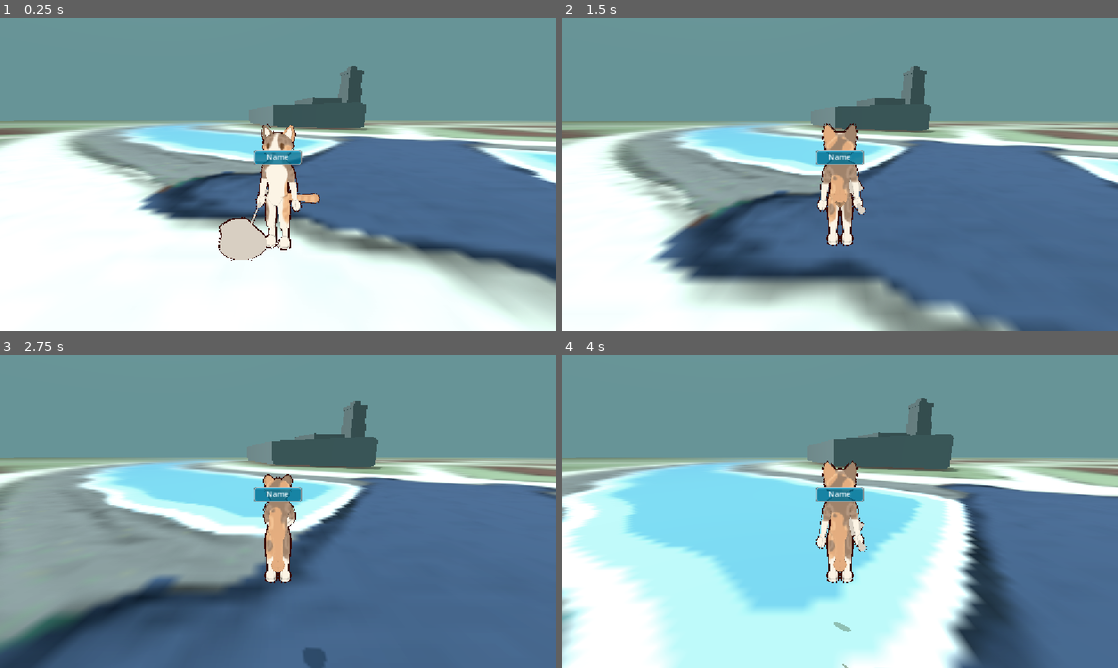
Above: before the commit, frames 1-4 (two rows, left to right).
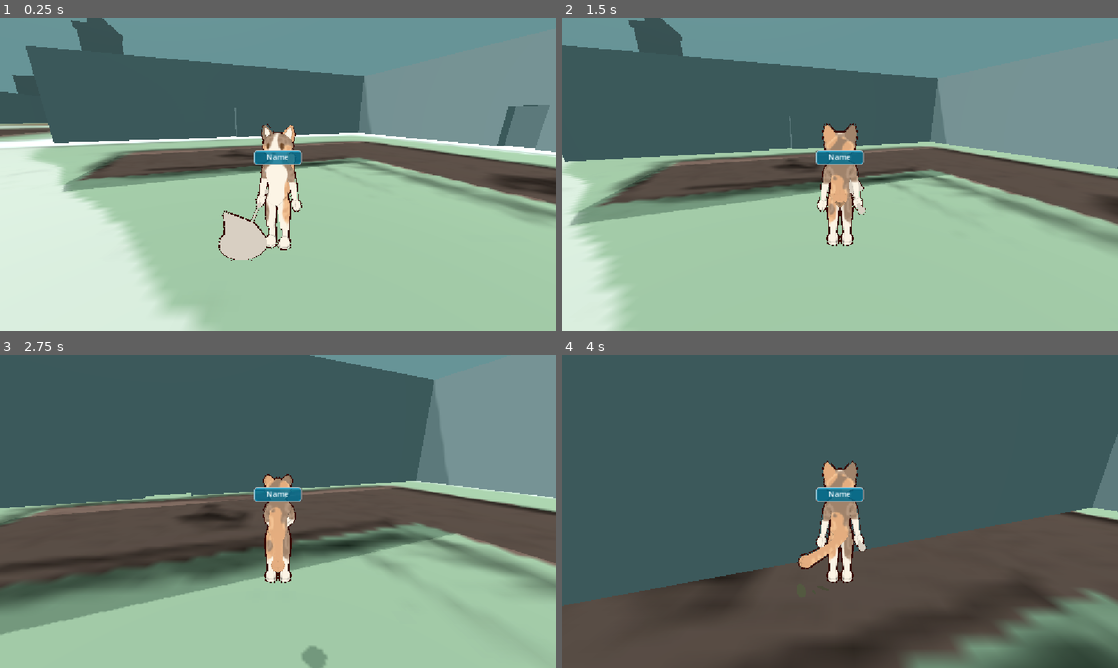
Above: after the commit, the same moments.

Repository: LaurenZeigler/Bug-Catcher
Game: Godot game, scene res://assets/_Scenes/Prototyping/town.tscn
Two runs of this game, one before a commit and one after it. Both use one fixed random seed, a clock stepped at 60 frames per second and the inputs below. This scene is started directly instead of the project's main scene.
Inputs (mouse positions are in pixels of both pictures, inside the frame that each line leads up to):
- Up to frame 1 (0.25 s): no input
- Up to frame 2 (1.5 s): tap Enter (ui_accept) at 0.5 s; move the mouse to (867, 174) at 0.52 s; hold Ctrl (sneak) 0.53-1.28 s; hold W (move_up) from 0.53 s (still down); tap Space (jump) at 0.77 s; move the mouse to (812, 174) at 1.27 s; tap Shift (sprint) at 1.35 s
- Up to frame 3 (2.75 s): keep holding W (move_up); tap Space (jump) at 1.52 s; move the mouse to (289, 505) at 2.02 s; hold E (use_tool) from 2.03 s (still down)
- Up to frame 4 (4 s): keep holding W (move_up); move the mouse to (834, 517) at 2.77 s; release E (use_tool) at 2.78 s; tap Ctrl (sneak) at 2.85 s; tap Space (jump) at 3.02, 3.77 s; move the mouse to (878, 514) at 3.52 s; hold Shift (sprint) from 3.53 s (still down)

The runs differ from the first frame. In frame 1, 75% of the frame differs, in the area x 0-100%, y 0-100%; in frame 2, 76%; in frame 3, 88%; in frame 4, 95%.

Commit message:
block out buildings in town

Diff:
--- a/bugc/assets/_Scenes/Prototyping/town.tscn
+++ b/bugc/assets/_Scenes/Prototyping/town.tscn
@@ -37,7 +37,7 @@
 [node name="Play_Menu" parent="GAME_nodes" unique_id=97466689 instance=ExtResource("1_wceg6")]
 
 [node name="MainCharacter" parent="GAME_nodes" unique_id=309607646 instance=ExtResource("2_b30qq")]
-transform = Transform3D(1, 0, 0, 0, 1, 0, 0, 0, 1, -0.75587463, -1.9073486e-06, -0.68904114)
+transform = Transform3D(1, 0, 0, 0, 1, 0, 0, 0, 1, 185.7652, 2.861023e-05, -106.37031)
 
 [node name="BottomWorldBounds" type="StaticBody3D" parent="GAME_nodes" unique_id=267758088]
 transform = Transform3D(1, 0, 0, 0, 1, 0, 0, 0, 1, 0, -1, 0)
@@ -48,7 +48,7 @@
 [node name="template" type="Node3D" parent="." unique_id=1268186674]
 
 [node name="town_reference" parent="template" unique_id=569643710 instance=ExtResource("3_a3xju")]
-transform = Transform3D(500, 0, 0, 0, 500, 0, 0, 0, 500, 63.28109, -1.1239624, 120.12572)
+transform = Transform3D(500, 0, 0, 0, 500, 0, 0, 0, 500, 62.726326, -3.331009, 120.27495)
 
 [node name="30s_walk" parent="template" unique_id=351726518 instance=ExtResource("4_b30qq")]
 transform = Transform3D(9.263251, 0, 0, 0, 1, 0, 0, 0, 1, 232.04735, 0, 145.74356)
@@ -57,18 +57,6 @@
 transform = Transform3D(18, 0, 0, 0, 1, 0, 0, 0, 1, 142.59859, 1.5258789e-05, 178.6427)
 
 [node name="buildings" type="Node3D" parent="." unique_id=1480541773]
-
-[node name="CSGCombiner3D" type="CSGCombiner3D" parent="buildings" unique_id=1992923320]
-transform = Transform3D(0.9544765, 0, 0.29828656, 0, 1, 0, -0.29828656, 0, 0.9544765, -22.436844, 0, -158.04417)
-use_collision = true
-
-[node name="CSGBox3D" type="CSGBox3D" parent="buildings/CSGCombiner3D" unique_id=619999395]
-transform = Transform3D(1.0000129, 0, 2.3841858e-07, 0, 1, 0, -2.3841858e-07, 0, 1.0000129, 7.9962406, 4.1693726, 32.85151)
-size = Vector3(15.989761, 9.338745, 65.73392)
-
-[node name="CSGBox3D2" type="CSGBox3D" parent="buildings/CSGCombiner3D" unique_id=577619389]
-transform = Transform3D(0.7459876, 0, 0.66597855, 0, 1, 0, -0.66597855, 0, 0.7459876, 18.207033, 4.1693726, 74.176056)
-size = Vector3(15.989761, 9.338745, 37.29225)
 
 [node name="landmarks" type="Node3D" parent="buildings" unique_id=1795858985]
 
@@ -189,3 +177,365 @@
 transform = Transform3D(1, 0, 0, 0, 1, 0, 0, 0, 1, 0, 86.54282, 0)
 radius = 13.464844
 height = 30.016342
+
+[node name="marketplace" type="CSGCombiner3D" parent="buildings/landmarks" unique_id=584086126]
+transform = Transform3D(1, 0, 0, 0, 1, 0, 0, 0, 1, 294.39374, -1.5258789e-05, -144.3237)
+use_collision = true
+
+[node name="CSGBox3D" type="CSGBox3D" parent="buildings/landmarks/marketplace" unique_id=1263365295]
+transform = Transform3D(0.90304756, 0, -0.4295405, 0, 1, 0, 0.4295405, 0, 0.90304756, -35.67508, 8.117622, -33.162323)
+size = Vector3(23.197693, 17.23523, 40.320313)
+
+[node name="CSGBox3D2" type="CSGBox3D" parent="buildings/landmarks/marketplace" unique_id=1613228869]
+transform = Transform3D(-0.35027996, 0, -0.9366452, 0, 1, 0, 0.9366452, 0, -0.35027996, 17.807648, 8.117624, -47.765305)
+size = Vector3(23.197693, 17.23523, 40.320313)
+
+[node name="CSGBox3D4" type="CSGBox3D" parent="buildings/landmarks/marketplace" unique_id=403509895]
+transform = Transform3D(-0.874133, 0, -0.48568714, 0, 1, 0, 0.48568714, 0, -0.874133, 40.10495, 8.117624, -29.345154)
+size = Vector3(23.197693, 17.23523, 40.320313)
+
+[node name="CSGBox3D5" type="CSGBox3D" parent="buildings/landmarks/marketplace" unique_id=1686054380]
+transform = Transform3D(-0.97576636, 0, 0.21881604, 0, 1, 0, -0.21881604, 0, -0.97576636, 44.157196, 8.11762, -1.2750549)
+size = Vector3(23.197693, 17.23523, 40.320313)
+
+[node name="CSGBox3D3" type="CSGBox3D" parent="buildings/landmarks/marketplace" unique_id=35953992]
+transform = Transform3D(0.21296337, 0, -0.9770603, 0, 1, 0, 0.9770603, 0, 0.21296337, -14.49881, 8.117626, -49.403214)
+size = Vector3(23.197693, 17.23523, 40.320313)
+
+[node name="CSGCombiner3D" type="CSGCombiner3D" parent="buildings" unique_id=1992923320]
+transform = Transform3D(0.9544765, 0, 0.29828656, 0, 1, 0, -0.29828656, 0, 0.9544765, -22.436844, 0, -158.04417)
+use_collision = true
+
+[node name="CSGBox3D" type="CSGBox3D" parent="buildings/CSGCombiner3D" unique_id=619999395]
+transform = Transform3D(1.0000129, 0, 2.3841858e-07, 0, 1, 0, -2.3841858e-07, 0, 1.0000129, 7.9962406, 4.1693726, 32.85151)
+size = Vector3(15.989761, 9.338745, 65.73392)
+
+[node name="CSGBox3D2" type="CSGBox3D" parent="buildings/CSGCombiner3D" unique_id=577619389]
+transform = Transform3D(0.7459876, 0, 0.66597855, 0, 1, 0, -0.66597855, 0, 0.7459876, 18.207033, 4.1693726, 74.176056)
+size = Vector3(15.989761, 9.338745, 37.29225)
+
+[node name="CSGCombiner3D2" type="CSGCombiner3D" parent="buildings" unique_id=1323684693]
+transform = Transform3D(1, 0, 0, 0, 1, 0, 0, 0, 1, -74.2901, 0, 90.47809)
+use_collision = true
+
+[node name="CSGBox3D" type="CSGBox3D" parent="buildings/CSGCombiner3D2" unique_id=1024389637]
+transform = Transform3D(0.87599933, 0, -0.48231226, 0, 1, 0, 0.48231226, 0, 0.87599933, -5.255638, 1.779171, 2.9557343)
+size = Vector3(28.402279, 5.6660156, 22.71289)
+
+[node name="CSGBox3D2" type="CSGBox3D" parent="buildings/CSGCombiner3D2" unique_id=20925939]
+transform = Transform3D(0.8690554, 0, -0.49471486, 0, 1, 0, 0.49471486, 0, 0.8690554, -0.11112976, 0.8555604, -6.10363)
+operation = 2
+size = Vector3(2.491516, 3.5812378, 2.5256348)
+
+[node name="CSGCombiner3D3" type="CSGCombiner3D" parent="buildings" unique_id=899937786]
+use_collision = true
+
+[node name="CSGBox3D" type="CSGBox3D" parent="buildings/CSGCombiner3D3" unique_id=925779574]
+transform = Transform3D(0.8276867, 0, -0.56119037, 0, 1, 0, 0.56119037, 0, 0.8276867, -12.977943, 2.6186523, 97.06282)
+size = Vector3(39.66571, 6.2373047, 21.442383)
+
+[node name="CSGBox3D" type="CSGBox3D" parent="buildings/CSGCombiner3D3/CSGBox3D" unique_id=153389891]
+transform = Transform3D(1, 0, 0, 0, 1, 0, 0, 0, 1, -8.007542, -1.3919101, -9.573929)
+operation = 2
+size = Vector3(2.1756897, 3.3453903, 2.4902344)
+
+[node name="CSGCylinder3D" type="CSGCylinder3D" parent="buildings/CSGCombiner3D3" unique_id=1500368748]
+transform = Transform3D(1, 0, 0, 0, 1, 0, 0, 0, 1, 9.306868, 4.636118, 93.149994)
+radius = 15.217285
+height = 10.20874
+
+[node name="CSGCombiner3D4" type="CSGCombiner3D" parent="buildings" unique_id=417208680]
+use_collision = true
+
+[node name="CSGBox3D" type="CSGBox3D" parent="buildings/CSGCombiner3D4" unique_id=2083005833]
+transform = Transform3D(0.86948127, 0, -0.49396613, 0, 1, 0, 0.49396613, 0, 0.86948127, -66.178665, 2.3949566, 55.44628)
+size = Vector3(40.754883, 5.789917, 19.026367)
+
+[node name="CSGBox3D" type="CSGBox3D" parent="buildings/CSGCombiner3D4/CSGBox3D" unique_id=1332423002]
+transform = Transform3D(0.9995646, 0, -0.029509366, 0, 1, 0, 0.029509366, 0, 0.9995646, 5.286211, -1.0948036, 9.104126)
+operation = 2
+size = Vector3(2.2424316, 3.4805908, 1)
+
+[node name="CSGBox3D2" type="CSGBox3D" parent="buildings/CSGCombiner3D4" unique_id=1298479743]
+transform = Transform3D(0.83366114, 0, 0.55227643, 0, 1, 0, -0.55227643, 0, 0.83366114, -90.96039, 2.406911, 56.318966)
+size = Vector3(40.754883, 5.789917, 19.026367)
+
+[node name="CSGBox3D2" type="CSGBox3D" parent="buildings/CSGCombiner3D4/CSGBox3D2" unique_id=1281883395]
+transform = Transform3D(0.9999988, 0, -0.0017182231, 0, 1, 0, 0.0017182231, 0, 0.9999988, -4.9339447, -1.1067574, 9.075462)
+operation = 2
+size = Vector3(2.2424316, 3.4805908, 1)
+
+[node name="CSGCombiner3D5" type="CSGCombiner3D" parent="buildings" unique_id=1330037013]
+use_collision = true
+
+[node name="CSGBox3D" type="CSGBox3D" parent="buildings/CSGCombiner3D5" unique_id=1295102773]
+transform = Transform3D(0.8357847, 0, -0.54905736, 0, 1, 0, 0.54905736, 0, 0.8357847, 19.783817, 2.9674988, 32.799595)
+size = Vector3(38.59485, 6.9349976, 20.950073)
+
+[node name="CSGBox3D3" type="CSGBox3D" parent="buildings/CSGCombiner3D5" unique_id=736968049]
+transform = Transform3D(0.8357847, 0, -0.54905736, 0, 1, 0, 0.54905736, 0, 0.8357847, 3.8804932, 1.5282507, 33.351463)
+operation = 2
+size = Vector3(2.2527356, 4.0565033, 2.9621887)
+
+[node name="CSGBox3D2" type="CSGBox3D" parent="buildings/CSGCombiner3D5" unique_id=1891920796]
+transform = Transform3D(0.8357847, 0, -0.54905736, 0, 1, 0, 0.54905736, 0, 0.8357847, 15.648306, 2.9674988, 55.834137)
+size = Vector3(19.921448, 6.9349976, 25.211243)
+
+[node name="CSGCombiner3D6" type="CSGCombiner3D" parent="buildings" unique_id=812118234]
+use_collision = true
+
+[node name="CSGBox3D" type="CSGBox3D" parent="buildings/CSGCombiner3D6" unique_id=31475408]
+transform = Transform3D(0.46645755, 0, 0.88454354, 0, 1, 0, -0.88454354, 0, 0.46645755, -195.08276, 2.746643, -30.867708)
+size = Vector3(17.901367, 6.493286, 24.122131)
+
+[node name="CSGBox3D2" type="CSGBox3D" parent="buildings/CSGCombiner3D6" unique_id=92981537]
+transform = Transform3D(0.46645755, 0, 0.88454354, 0, 1, 0, -0.88454354, 0, 0.46645755, -190.03503, 1.1903534, -37.372047)
+operation = 2
+size = Vector3(2.225586, 3.3807068, 1.9884348)
+
+[node name="CSGCombiner3D7" type="CSGCombiner3D" parent="buildings" unique_id=1786796471]
+use_collision = true
+
+[node name="CSGBox3D" type="CSGBox3D" parent="buildings/CSGCombiner3D7" unique_id=1967341313]
+transform = Transform3D(0.9992418, 0, 0.038933326, 0, 1, 0, -0.038933326, 0, 0.9992418, -185.06256, 2.0532227, -89.76203)
+size = Vector3(23.713135, 5.1064453, 29.015747)
+
+[node name="CSGBox3D2" type="CSGBox3D" parent="buildings/CSGCombiner3D7" unique_id=436489366]
+transform = Transform3D(0.9992418, 0, 0.038933326, 0, 1, 0, -0.038933326, 0, 0.9992418, -196.42303, 0.9523773, -91.81035)
+operation = 2
+size = Vector3(1.9747314, 2.9047546, 1.7841835)
+
+[node name="CSGCombiner3D8" type="CSGCombiner3D" parent="buildings" unique_id=1357932707]
+use_collision = true
+
+[node name="CSGBox3D" type="CSGBox3D" parent="buildings/CSGCombiner3D8" unique_id=359579962]
+transform = Transform3D(0.8125021, 0, -0.58295834, 0, 1, 0, 0.58295834, 0, 0.8125021, -134.29657, 3.8796349, -57.355453)
+size = Vector3(18.499916, 8.759277, 38.664673)
+
+[node name="CSGBox3D3" type="CSGBox3D" parent="buildings/CSGCombiner3D8" unique_id=1681288470]
+transform = Transform3D(0.8125021, 0, -0.58295834, 0, 1, 0, 0.58295834, 0, 0.8125021, -126.740746, 0.9751091, -55.05331)
+operation = 2
+size = Vector3(3.5375767, 2.9502258, 1.7423718)
+
+[node name="CSGBox3D2" type="CSGBox3D" parent="buildings/CSGCombiner3D8" unique_id=1117766485]
+transform = Transform3D(-0.57334423, 0, -0.81931466, 0, 1, 0, 0.81931466, 0, -0.57334423, -102.77725, 3.879631, -70.19281)
+size = Vector3(18.499916, 8.759277, 55.37494)
+
+[node name="CSGBox3D4" type="CSGBox3D" parent="buildings/CSGCombiner3D8" unique_id=437018675]
+transform = Transform3D(-0.57334423, 0, -0.81931466, 0, 1, 0, 0.81931466, 0, -0.57334423, -100.9512, 1.1056442, -58.238995)
+operation = 2
+size = Vector3(1.5369453, 3.2113037, 1.9835739)
+
+[node name="CSGCombiner3D9" type="CSGCombiner3D" parent="buildings" unique_id=664898227]
+use_collision = true
+
+[node name="CSGPolygon3D" type="CSGPolygon3D" parent="buildings/CSGCombiner3D9" unique_id=502913745]
+transform = Transform3D(1, 0, 0, 0, 0.006697442, 0.9999776, 0, -0.9999776, 0.006697442, -122.279274, 8.6791, 11.383774)
+polygon = PackedVector2Array(-11.316467, -22.069809, -33.92572, 26.62341, 4.157547, 1.3030357, 18.323036, -7.5399733)
+depth = 10.0
+
+[node name="CSGBox3D" type="CSGBox3D" parent="buildings/CSGCombiner3D9" unique_id=171403683]
+transform = Transform3D(0.84977996, 0, -0.5271376, 0, 1, 0, 0.5271376, 0, 0.84977996, -130.0182, 0.8015809, 2.1106098)
+operation = 2
+size = Vector3(2.145874, 3.9834595, 1)
+
+[node name="CSGCombiner3D10" type="CSGCombiner3D" parent="buildings" unique_id=114577773]
+
+[node name="CSGBox3D" type="CSGBox3D" parent="buildings/CSGCombiner3D10" unique_id=1284665514]
+transform = Transform3D(0.82487893, 0, -0.5653094, 0, 1, 0, 0.5653094, 0, 0.82487893, -96.393105, 2.7724628, -17.377945)
+size = Vector3(42.180054, 6.544922, 18.912598)
+
+[node name="CSGBox3D4" type="CSGBox3D" parent="buildings/CSGCombiner3D10" unique_id=1953844805]
+transform = Transform3D(0.82487893, 0, -0.5653094, 0, 1, 0, 0.5653094, 0, 0.82487893, -89.35915, 1.4538593, -22.40749)
+operation = 2
+size = Vector3(2.6405334, 3.9077148, 2.6623535)
+
+[node name="CSGBox3D2" type="CSGBox3D" parent="buildings/CSGCombiner3D10" unique_id=246644660]
+transform = Transform3D(0.5657242, 0, 0.8245947, 0, 1, 0, -0.8245947, 0, 0.5657242, -64.70984, 2.7724638, -9.703388)
+size = Vector3(42.180054, 6.544922, 18.912598)
+
+[node name="CSGBox3D3" type="CSGBox3D" parent="buildings/CSGCombiner3D10" unique_id=1900176829]
+transform = Transform3D(0.5657242, 0, 0.8245947, 0, 1, 0, -0.8245947, 0, 0.5657242, -66.84326, 1.1943388, -21.031687)
+operation = 2
+size = Vector3(2.0210419, 3.3886719, 3.1447754)
+
+[node name="CSGCombiner3D11" type="CSGCombiner3D" parent="buildings" unique_id=894916659]
+use_collision = true
+
+[node name="CSGBox3D" type="CSGBox3D" parent="buildings/CSGCombiner3D11" unique_id=288149903]
+transform = Transform3D(0.87132883, 0, -0.4906996, 0, 1, 0, 0.4906996, 0, 0.87132883, 123.08679, 2.1279297, -62.73352)
+size = Vector3(43.198425, 5.2558594, 16.124146)
+
+[node name="CSGBox3D2" type="CSGBox3D" parent="buildings/CSGCombiner3D11" unique_id=1182366188]
+transform = Transform3D(0.87132883, 0, -0.4906996, 0, 1, 0, 0.4906996, 0, 0.87132883, 116.46688, 0.9711304, -57.87834)
+operation = 2
+size = Vector3(1.7122245, 2.9422607, 1.5195618)
+
+[node name="CSGCombiner3D12" type="CSGCombiner3D" parent="buildings" unique_id=1978306653]
+use_collision = true
+
+[node name="CSGBox3D" type="CSGBox3D" parent="buildings/CSGCombiner3D12" unique_id=641336935]
+transform = Transform3D(0.8904625, 0, -0.45505664, 0, 1, 0, 0.45505664, 0, 0.8904625, 93.47311, 2.159668, -43.429344)
+size = Vector3(76.07031, 5.319336, 13.942871)
+
+[node name="CSGBox3D3" type="CSGBox3D" parent="buildings/CSGCombiner3D12" unique_id=834570595]
+transform = Transform3D(0.8904625, 0, -0.45505664, 0, 1, 0, 0.45505664, 0, 0.8904625, 103.21847, 0.98065186, -45.006664)
+operation = 2
+size = Vector3(1.9889526, 2.9613037, 2.2644043)
+
+[node name="CSGBox3D2" type="CSGBox3D" parent="buildings/CSGCombiner3D12" unique_id=1931061460]
+transform = Transform3D(0.44894308, 0, 0.89356035, 0, 1, 0, -0.89356035, 0, 0.44894308, 73.52589, 2.159668, -72.08985)
+size = Vector3(46.038513, 5.319336, 13.942871)
+
+[node name="CSGBox3D4" type="CSGBox3D" parent="buildings/CSGCombiner3D12" unique_id=703301089]
+transform = Transform3D(0.44894308, 0, 0.89356035, 0, 1, 0, -0.89356035, 0, 0.44894308, 81.303566, 1.0602417, -74.01489)
+operation = 2
+size = Vector3(2.3420029, 3.1204834, 2.236267)
+
+[node name="CSGCombiner3D13" type="CSGCombiner3D" parent="buildings" unique_id=501951381]
+use_collision = true
+
+[node name="CSGBox3D" type="CSGBox3D" parent="buildings/CSGCombiner3D13" unique_id=1179664614]
+transform = Transform3D(0.95097363, 0, 0.309272, 0, 1, 0, -0.309272, 0, 0.95097363, 30.534569, 3.834137, -149.55707)
+size = Vector3(16.627502, 8.668274, 57.737793)
+
+[node name="CSGBox3D3" type="CSGBox3D" parent="buildings/CSGCombiner3D13" unique_id=30069073]
+transform = Transform3D(0.95097363, 0, 0.309272, 0, 1, 0, -0.309272, 0, 0.95097363, 22.533451, 1.8184891, -148.49133)
+operation = 2
+size = Vector3(1.2279205, 4.636978, 2.7771454)
+
+[node name="CSGBox3D2" type="CSGBox3D" parent="buildings/CSGCombiner3D13" unique_id=657157992]
+transform = Transform3D(0.95097363, 0, 0.309272, 0, 1, 0, -0.309272, 0, 0.95097363, 45.925323, 3.834137, -154.47421)
+size = Vector3(16.627502, 8.668274, 57.737793)
+
+[node name="CSGBox3D4" type="CSGBox3D" parent="buildings/CSGCombiner3D13" unique_id=2081197356]
+transform = Transform3D(0.95097363, 0, 0.309272, 0, 1, 0, -0.309272, 0, 0.95097363, 52.08057, 1.3200455, -159.48277)
+operation = 2
+size = Vector3(2.3513489, 3.640091, 2.0033264)
+
+[node name="CSGCombiner3D14" type="CSGCombiner3D" parent="buildings" unique_id=999402682]
+transform = Transform3D(1, 0, 0, 0, 1, 0, 0, 0, 1, 51.627167, 0, -17.75293)
+use_collision = true
+
+[node name="CSGBox3D" type="CSGBox3D" parent="buildings/CSGCombiner3D14" unique_id=600408202]
+transform = Transform3D(0.95097363, 0, 0.309272, 0, 1, 0, -0.309272, 0, 0.95097363, 30.534569, 3.834137, -149.55707)
+size = Vector3(16.627502, 8.668274, 57.737793)
+
+[node name="CSGBox3D3" type="CSGBox3D" parent="buildings/CSGCombiner3D14" unique_id=1097490290]
+transform = Transform3D(0.95097363, 0, 0.309272, 0, 1, 0, -0.309272, 0, 0.95097363, 22.533451, 1.8184891, -148.49133)
+operation = 2
+size = Vector3(1.2279205, 4.636978, 2.7771454)
+
+[node name="CSGBox3D2" type="CSGBox3D" parent="buildings/CSGCombiner3D14" unique_id=371007504]
+transform = Transform3D(0.95097363, 0, 0.309272, 0, 1, 0, -0.309272, 0, 0.95097363, 45.925323, 3.834137, -154.47421)
+size = Vector3(16.627502, 8.668274, 57.737793)
+
+[node name="CSGBox3D4" type="CSGBox3D" parent="buildings/CSGCombiner3D14" unique_id=1362269447]
+transform = Transform3D(0.95097363, 0, 0.309272, 0, 1, 0, -0.309272, 0, 0.95097363, 52.08057, 1.3200455, -159.48277)
+operation = 2
+size = Vector3(2.3513489, 3.640091, 2.0033264)
+
+[node name="CSGCombiner3D15" type="CSGCombiner3D" parent="buildings" unique_id=1767011058]
+transform = Transform3D(1, 0, 0, 0, 1, 0, 0, 0, 1, 122.88101, 0, -43.21241)
+use_collision = true
+
+[node name="CSGBox3D" type="CSGBox3D" parent="buildings/CSGCombiner3D15" unique_id=982248149]
+transform = Transform3D(0.95097363, 0, 0.309272, 0, 1, 0, -0.309272, 0, 0.95097363, 30.463654, 3.834137, -145.33276)
+size = Vector3(19.375275, 8.668274, 49.747314)
+
+[node name="CSGBox3D3" type="CSGBox3D" parent="buildings/CSGCombiner3D15" unique_id=711236752]
+transform = Transform3D(0.95097363, 0, 0.309272, 0, 1, 0, -0.309272, 0, 0.95097363, 20.885101, 1.2159462, -144.07968)
+operation = 2
+size = Vector3(1.2279205, 3.4318924, 1.8646469)
+
+[node name="CSGBox3D2" type="CSGBox3D" parent="buildings/CSGCombiner3D15" unique_id=618215386]
+transform = Transform3D(0.95097363, 0, 0.309272, 0, 1, 0, -0.309272, 0, 0.95097363, 47.182755, 3.834137, -150.60773)
+size = Vector3(16.627502, 8.668274, 49.6062)
+
+[node name="CSGBox3D4" type="CSGBox3D" parent="buildings/CSGCombiner3D15" unique_id=1756647550]
+transform = Transform3D(0.95097363, 0, 0.309272, 0, 1, 0, -0.309272, 0, 0.95097363, 52.17021, 1.3200455, -159.50613)
+operation = 2
+size = Vector3(2.3513489, 3.640091, 2.0033264)
+
+[node name="CSGBox3D5" type="CSGBox3D" parent="buildings/CSGCombiner3D15" unique_id=397249947]
+transform = Transform3D(0.9473496, 0, 0.32020116, 0, 1, 0, -0.32020116, 0, 0.9473496, 24.740738, 2.6225967, -190.55841)
+size = Vector3(36.871216, 6.245178, 40.176514)
+
+[node name="CSGBox3D7" type="CSGBox3D" parent="buildings/CSGCombiner3D15" unique_id=446088548]
+transform = Transform3D(0.9473496, 0, 0.32020116, 0, 1, 0, -0.32020116, 0, 0.9473496, 6.0144043, 0.9283714, -188.93839)
+operation = 2
+size = Vector3(0.8340454, 2.8567276, 1.8206711)
+
+[node name="CSGBox3D6" type="CSGBox3D" parent="buildings/CSGCombiner3D15" unique_id=608213603]
+transform = Transform3D(0.4600958, 0, 0.88786924, 0, 1, 0, -0.88786924, 0, 0.4600958, 30.643295, 2.7777786, -202.3927)
+operation = 2
+size = Vector3(28.156738, 6.555542, 54.621254)
+
+[node name="CSGCombiner3D16" type="CSGCombiner3D" parent="buildings" unique_id=1584804877]
+use_collision = true
+
+[node name="CSGBox3D" type="CSGBox3D" parent="buildings/CSGCombiner3D16" unique_id=304582334]
+transform = Transform3D(0.8692255, 0, -0.49441576, 0, 1, 0, 0.49441576, 0, 0.8692255, 172.9716, 3.5178165, -25.188288)
+size = Vector3(52.061584, 8.035645, 39.26953)
+
+[node name="CSGBox3D4" type="CSGBox3D" parent="buildings/CSGCombiner3D16" unique_id=1440343537]
+transform = Transform3D(0.8692255, 0, -0.49441576, 0, 1, 0, 0.49441576, 0, 0.8692255, 155.1877, 1.6774244, -43.87799)
+operation = 2
+size = Vector3(3.1284485, 4.3548584, 2.8205566)
+
+[node name="CSGBox3D3" type="CSGBox3D" parent="buildings/CSGCombiner3D16" unique_id=1344826943]
+transform = Transform3D(0.8692255, 0, -0.49441576, 0, 1, 0, 0.49441576, 0, 0.8692255, 186.36546, 1.6390324, -39.989933)
+operation = 2
+size = Vector3(2.8453445, 4.278076, 1.8325195)
+
+[node name="CSGBox3D2" type="CSGBox3D" parent="buildings/CSGCombiner3D16" unique_id=706268447]
+transform = Transform3D(0.98715734, 0, 0.1597511, 0, 1, 0, -0.1597511, 0, 0.98715734, 175.98207, 3.5178165, -6.4372683)
+operation = 2
+size = Vector3(67.30867, 8.035645, 38.934082)
+
+[node name="CSGCombiner3D17" type="CSGCombiner3D" parent="buildings" unique_id=811625152]
+use_collision = true
+
+[node name="CSGBox3D" type="CSGBox3D" parent="buildings/CSGCombiner3D17" unique_id=1493984936]
+transform = Transform3D(0.8726987, 0, -0.48825935, 0, 1, 0, 0.48825935, 0, 0.8726987, 163.88809, 3.7142944, -79.08936)
+size = Vector3(137.39758, 8.428589, 14.853516)
+
+[node name="CSGBox3D3" type="CSGBox3D" parent="buildings/CSGCombiner3D17" unique_id=514425502]
+transform = Transform3D(0.8726987, 0, -0.48825935, 0, 1, 0, 0.48825935, 0, 0.8726987, 158.11542, 1.1877289, -73.91702)
+operation = 2
+size = Vector3(1.5703773, 3.3754578, 1.4689331)
+
+[node name="CSGBox3D2" type="CSGBox3D" parent="buildings/CSGCombiner3D17" unique_id=1203059781]
+transform = Transform3D(0.8726987, 0, -0.48825935, 0, 1, 0, 0.48825935, 0, 0.8726987, 171.02963, 3.7142944, -91.67998)
+size = Vector3(137.39758, 8.428589, 14.853516)
+
+[node name="CSGBox3D4" type="CSGBox3D" parent="buildings/CSGCombiner3D17" unique_id=1667673370]
+transform = Transform3D(0.8726987, 0, -0.48825935, 0, 1, 0, 0.48825935, 0, 0.8726987, 179.87247, 1.5244598, -94.587204)
+operation = 2
+size = Vector3(2.2916336, 4.0489197, 2.2509766)
+
+[node name="CSGBox3D5" type="CSGBox3D" parent="buildings/CSGCombiner3D17" unique_id=1493621114]
+transform = Transform3D(0.92198557, 0, 0.38722464, 0, 1, 0, -0.38722464, 0, 0.92198557, 115.81309, 3.7142944, -120.44768)
+operation = 2
+size = Vector3(42.820503, 8.428589, 22.786621)
+
+[node name="CSGCombiner3D18" type="CSGCombiner3D" parent="buildings" unique_id=679412305]
+use_collision = true
+
+[node name="CSGBox3D" type="CSGBox3D" parent="buildings/CSGCombiner3D18" unique_id=1114066664]
+transform = Transform3D(0.9390303, 0, 0.3438344, 0, 1, 0, -0.3438344, 0, 0.9390303, 204.82161, 2.5507202, -119.20694)
+size = Vector3(11.999512, 6.1014404, 47.17212)
+
+[node name="CSGBox3D3" type="CSGBox3D" parent="buildings/CSGCombiner3D18" unique_id=803064534]
+transform = Transform3D(0.9390303, 0, 0.3438344, 0, 1, 0, -0.3438344, 0, 0.9390303, 200.13306, 0.69992065, -115.56585)
+operation = 2
+size = Vector3(0.92276, 2.3998413, 1.6048737)
+
+[node name="CSGBox3D2" type="CSGBox3D" parent="buildings/CSGCombiner3D18" unique_id=473712890]
+transform = Transform3D(0.3663751, 0, -0.93046725, 0, 1, 0, 0.93046725, 0, 0.3663751, 180.65193, 2.5507183, -128.60211)
+size = Vector3(11.999512, 6.1014404, 27.909729)
+
+[node name="CSGBox3D4" type="CSGBox3D" parent="buildings/CSGCombiner3D18" unique_id=1345063162]
+transform = Transform3D(0.3663751, 0, -0.93046725, 0, 1, 0, 0.93046725, 0, 0.3663751, 181.03969, 0.7784252, -122.4947)
+operation = 2
+size = Vector3(0.9100342, 2.5568542, 1.8131447)
